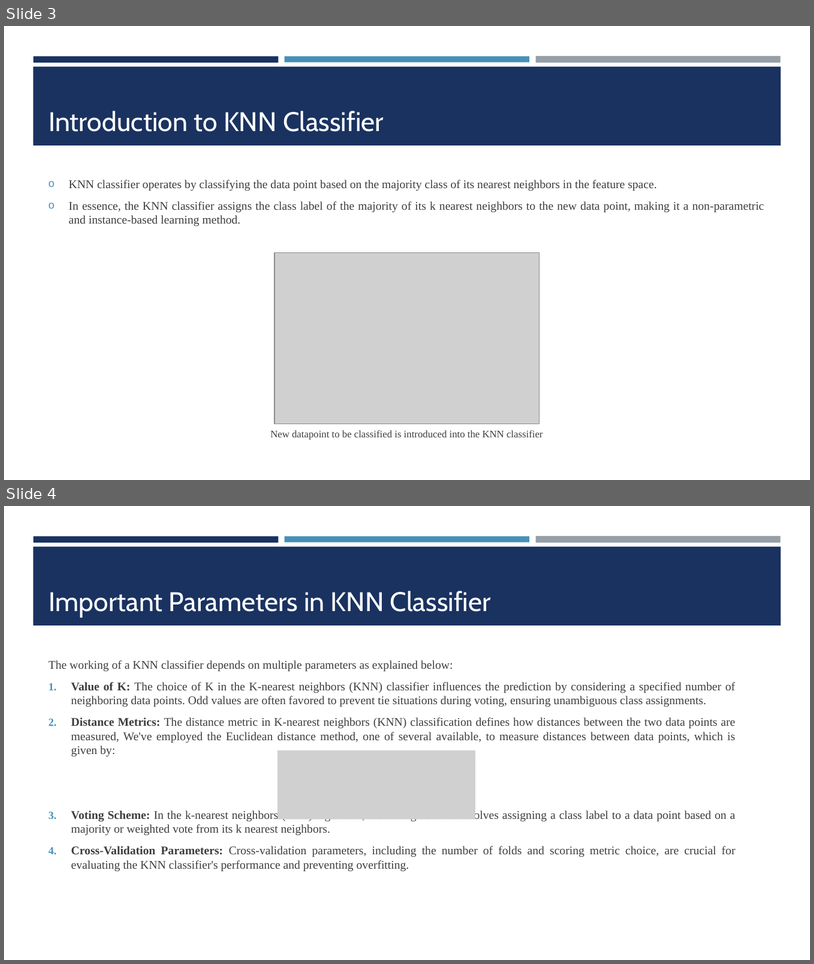
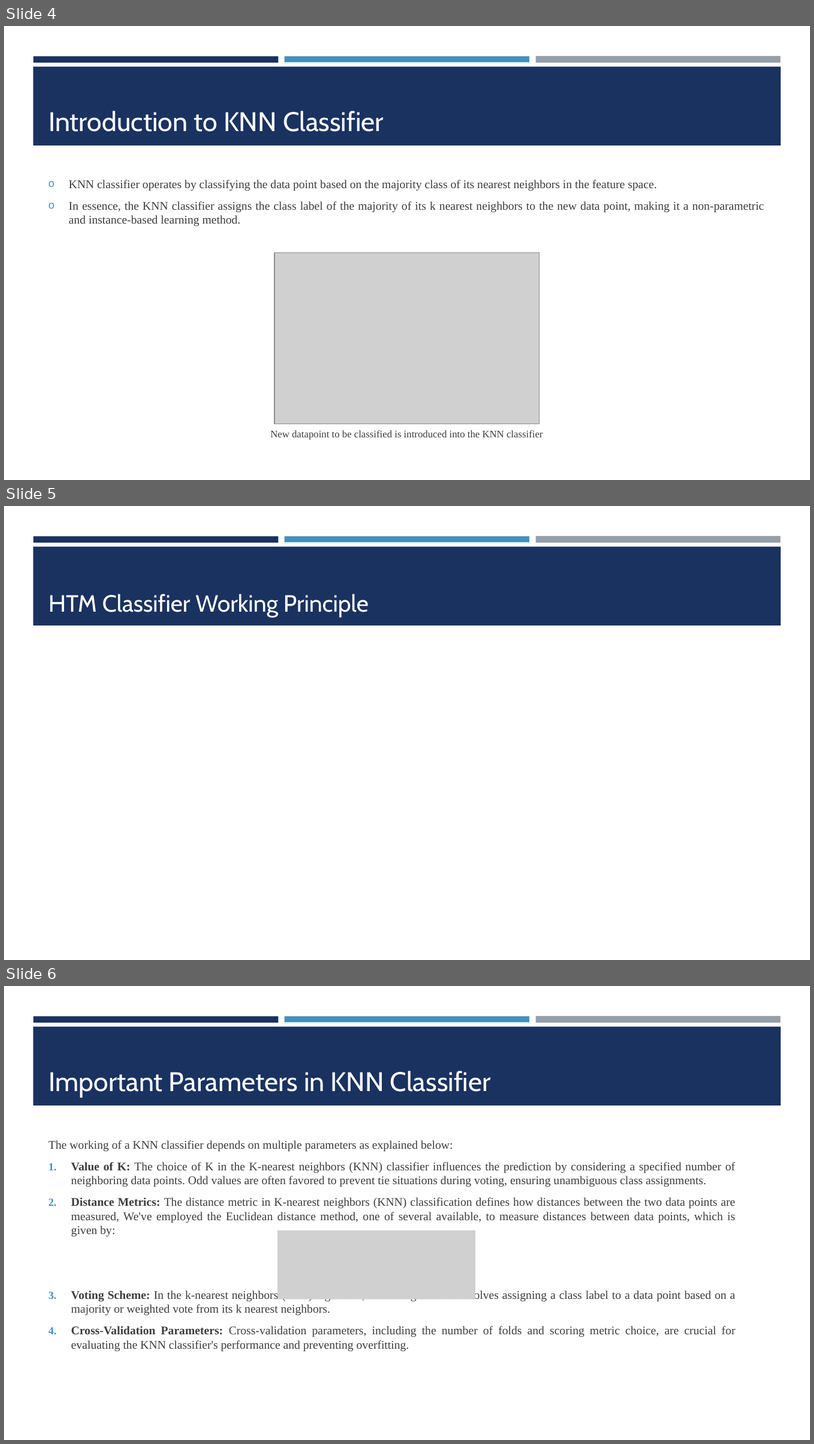
Before and after one commit to Abwahab55/neocortexapi-AppHorozon, a slide deck: source/MySEProject/Documentation/PPT_ML 2425-01 Investigate Image Reconstruction by Using Classifiers.pptx. Shown one above the other, each under a label of ours: slides 3 and 4 before the commit, slides 4, 5 and 6 after it. The pictures are 814x964 and 814x1444 pixels, drawn with LibreOffice and Linux fonts; fonts in the diff are those of the drawing; grey boxes stand for pictures. Boxes give left, top, right and bottom in pixels: in the first picture for what was removed or moved away, otherwise in the second. Text is boxed around its words. In the diff, an @@ line names an element or a change of style, - is before the commit and + after.

```diff
--- a/source/MySEProject/Documentation/PPT_ML 2425-01 Investigate Image Reconstruction by Using Classifiers.pptx
+++ b/source/MySEProject/Documentation/PPT_ML 2425-01 Investigate Image Reconstruction by Using Classifiers.pptx
@@ slide 5 added at box(4, 506, 810, 960), background #FFFFFF; not listed: 4 template elements that a slide beside it also shows @@
@@ title added at box(48, 594, 369, 617), 28 pt, text #FFFFFF @@
+HTM Classifier Working Principle
@@ what was slide 3 is now slide 4 @@
@@ what was slide 4 is now slide 6 @@
```
Also in this commit, not shown: 7 slides changed, 2 other slides added.
